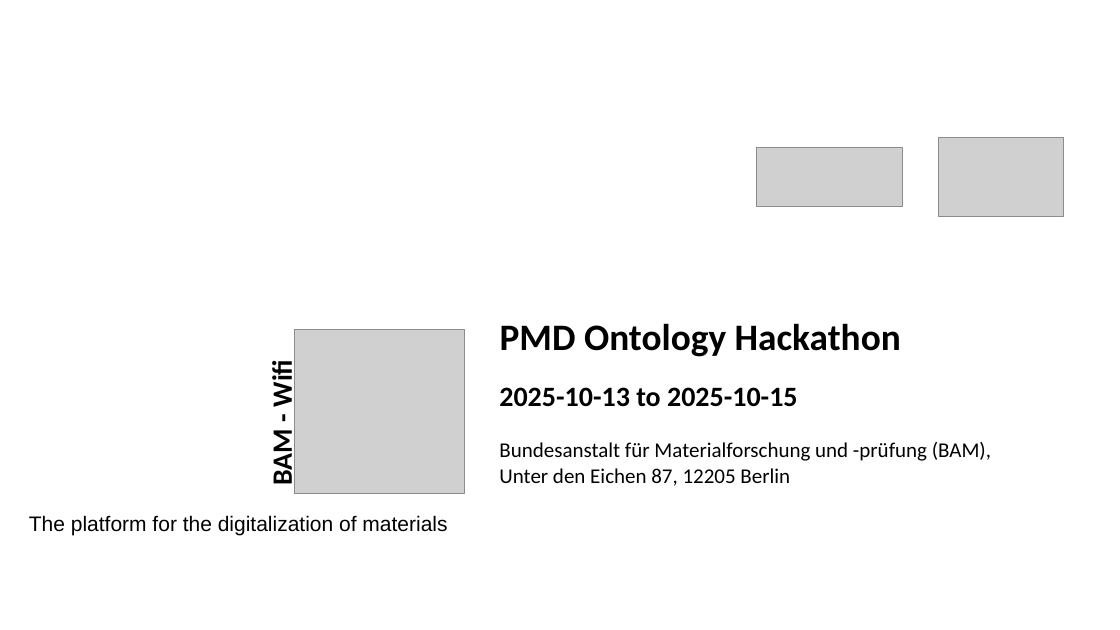
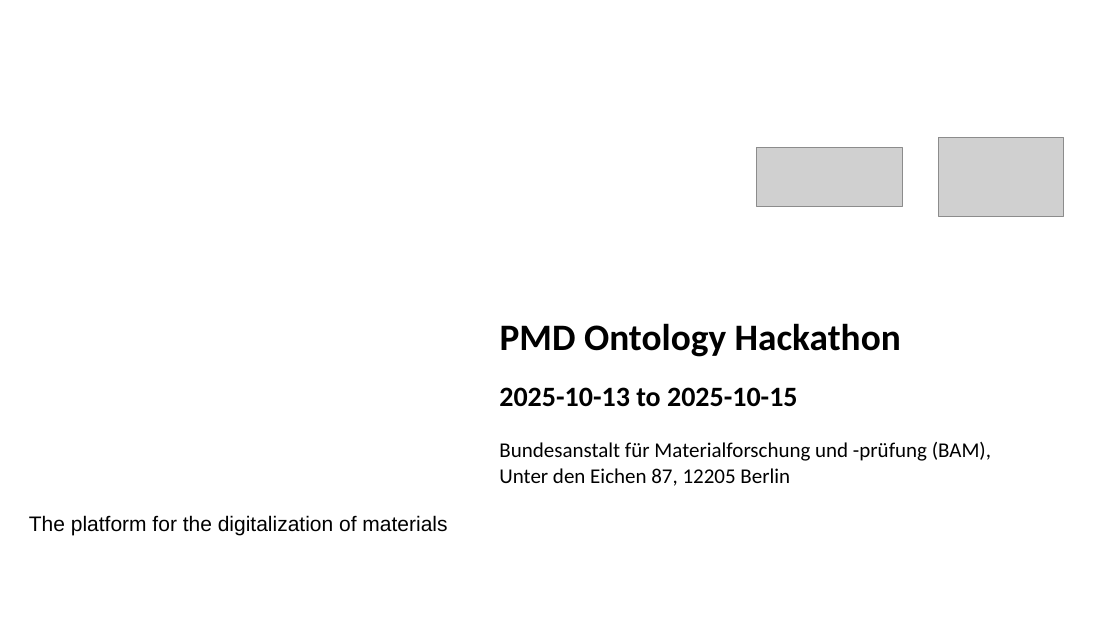
Before and after one commit to materialdigital/ontology-hackathon-3, a slide deck: slide 1 of PMD_Hackathon_3_BAM_Berlin.pptx. Drawn at 1120x630 pixels with LibreOffice and Linux fonts; fonts in the diff are those of the drawing; grey boxes stand for pictures; background and template pictures are left out. Boxes give left, top, right and bottom in pixels: in the first picture for what was removed or moved away, otherwise in the second. Text is boxed around its words. In the diff, an @@ line names an element or a change of style, - is before the commit and + after.

```diff
--- a/PMD_Hackathon_3_BAM_Berlin.pptx
+++ b/PMD_Hackathon_3_BAM_Berlin.pptx
@@ picture removed at (295,330,465,494) @@
@@ text removed at (265,364,299,485) @@
-BAM - Wifi
```
Also in this commit, not shown: 3 other slides changed, 1 other file.
